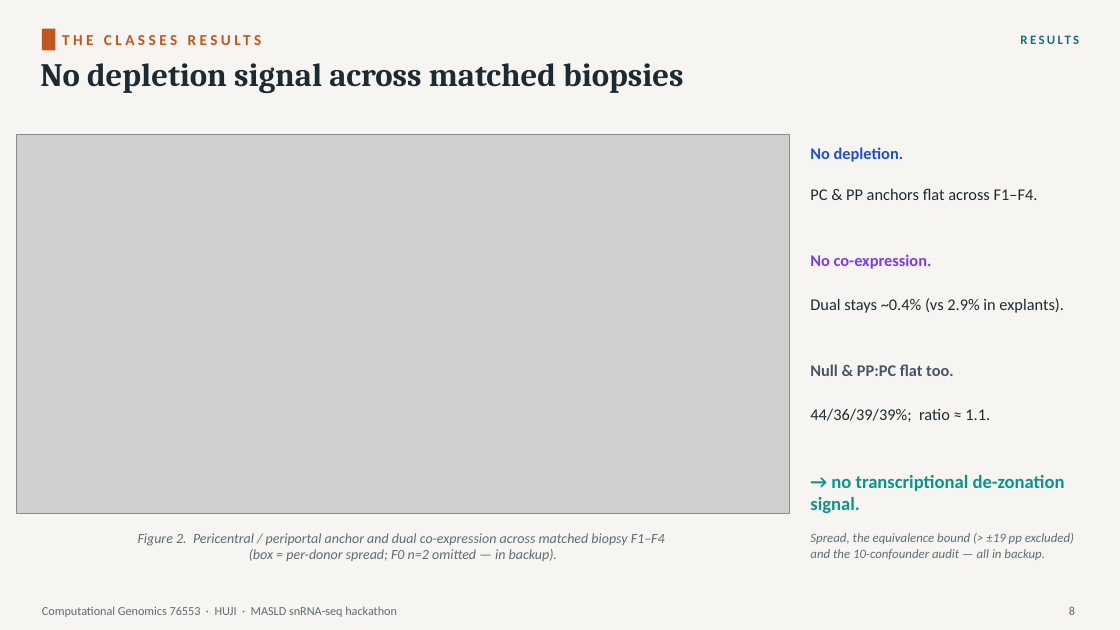
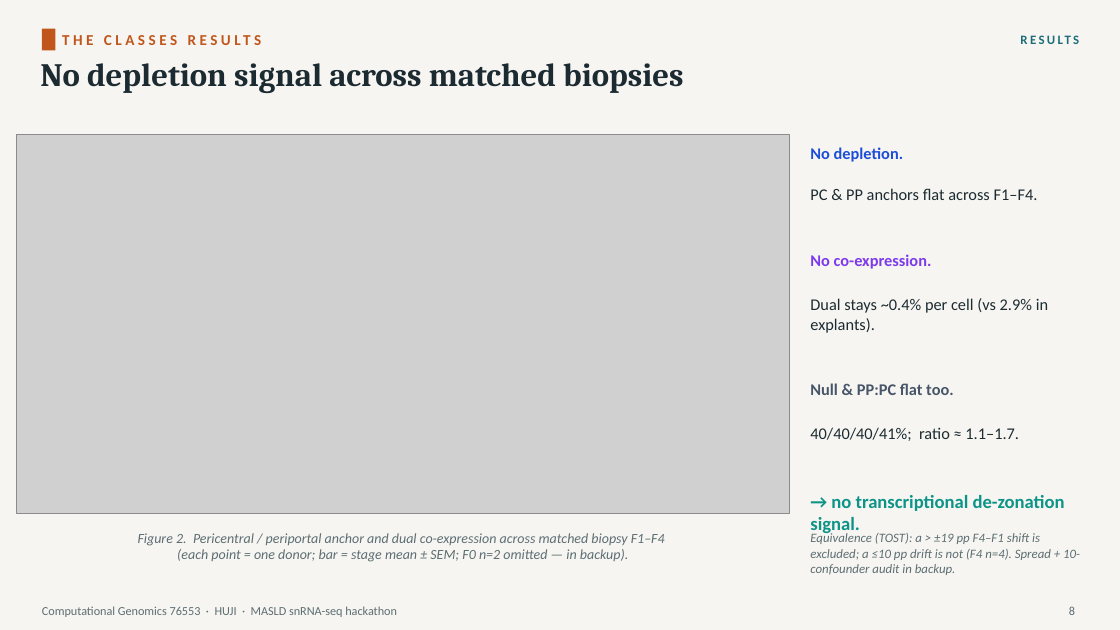
Before and after one commit to roeetekoah/liver-zonation, a slide deck: slide 12 of presentation/MASLD_stages_computational_analysis_roee_shira.pptx. Drawn at 1120x630 pixels with LibreOffice and Linux fonts; fonts in the diff are those of the drawing; grey boxes stand for pictures. Boxes give left, top, right and bottom in pixels: in the first picture for what was removed or moved away, otherwise in the second. Text is boxed around its words. In the diff, an @@ line names an element or a change of style, - is before the commit and + after.

```diff
--- a/presentation/MASLD_stages_computational_analysis_roee_shira.pptx
+++ b/presentation/MASLD_stages_computational_analysis_roee_shira.pptx
@@ text at bbox=[810, 298, 1048, 333]: text changed @@
-Dual stays ~0.4% (vs 2.9% in explants).
+Dual stays ~0.4% per cell (vs 2.9% in explants).
@@ text at bbox=[810, 427, 1019, 441]: text changed @@
-44/36/39/39%; ratio ≈ 1.1.
+40/40/40/41%; ratio ≈ 1.1–1.7.
@@ text at bbox=[810, 531, 1080, 575]: text changed @@
-Spread, the equivalence bound (> ±19 pp excluded) and the 10-confounder audit — all in backup.
+Equivalence (TOST): a > ±19 pp F4–F1 shift is excluded; a ≤10 pp drift is not (F4 n=4). Spread + 10-confounder audit in backup.
@@ text at bbox=[177, 549, 628, 562]: text changed @@
-(box = per-donor spread; F0 n=2 omitted — in backup).
+(each point = one donor; bar = stage mean ± SEM; F0 n=2 omitted — in backup).
```
Also in this commit, not shown: 1 other slide changed, 5 other files.
